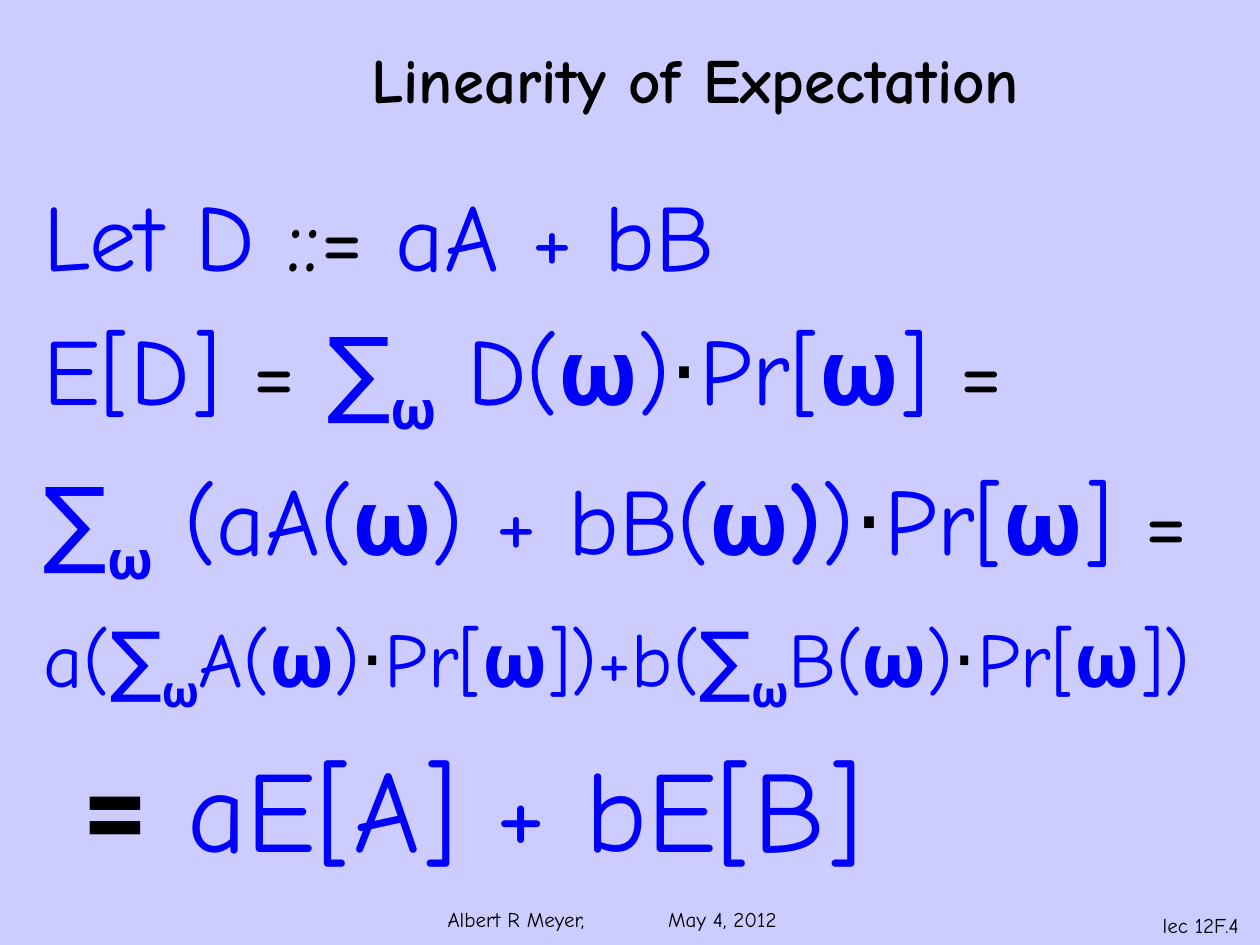
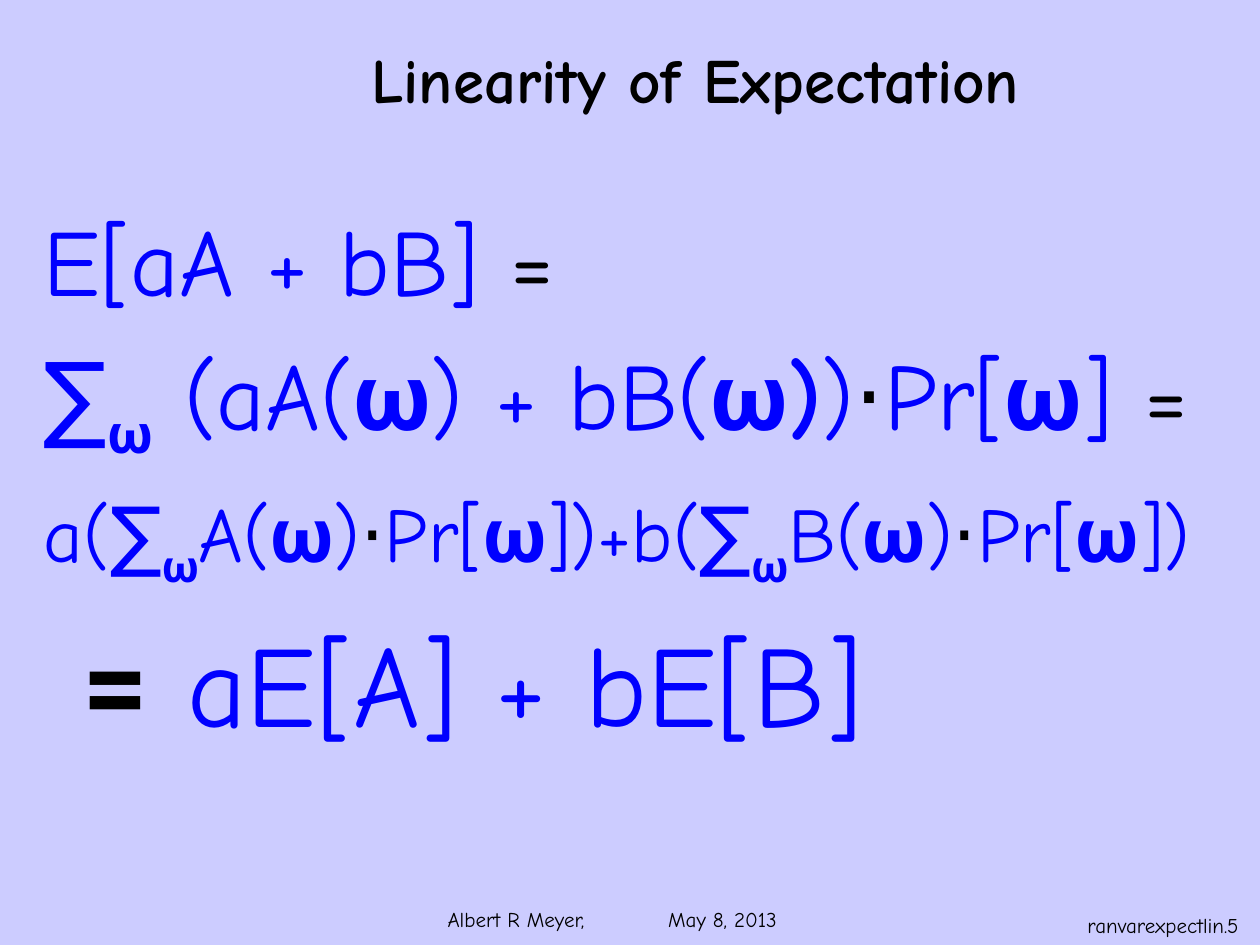
Before and after one commit to armeyer/mcs_web, a slide deck: slide 5 of spring13/slides13/ranvar-expect-linear.pptx (slide 4 before the commit). Drawn at 1260x945 pixels with LibreOffice and Linux fonts; fonts in the diff are those of the drawing; background and template pictures are left out. Boxes give left, top, right and bottom in pixels: in the first picture for what was removed or moved away, otherwise in the second. Text is boxed around its words. In the diff, an @@ line names an element or a change of style, - is before the commit and + after.

Commit message:
ranvar slides

```diff
--- a/spring13/slides13/ranvar-expect-linear.pptx
+++ b/spring13/slides13/ranvar-expect-linear.pptx
@@ text "E[aA + bB] =": place and size @@
-text "E[aA + bB] =" at (44,206,1190,867)
+text "E[aA + bB] =" at (44,221,1190,742)
@@ text at (44,221,479,308): text changed @@
-Let D ::= aA + bB
-E[D] = ∑ω D(ω)⋅Pr[ω] =
+E[aA + bB] =
@@ text at (448,912,777,931): text changed @@
-Albert R Meyer, May 4, 2012
+Albert R Meyer, May 8, 2013
@@ page number at (1087,919,1238,937): text changed @@
-lec 12F.4
+ranvarexpectlin.5
```
Also in this commit, not shown: 14 other slides changed, 6 slides added, 6 other files.
